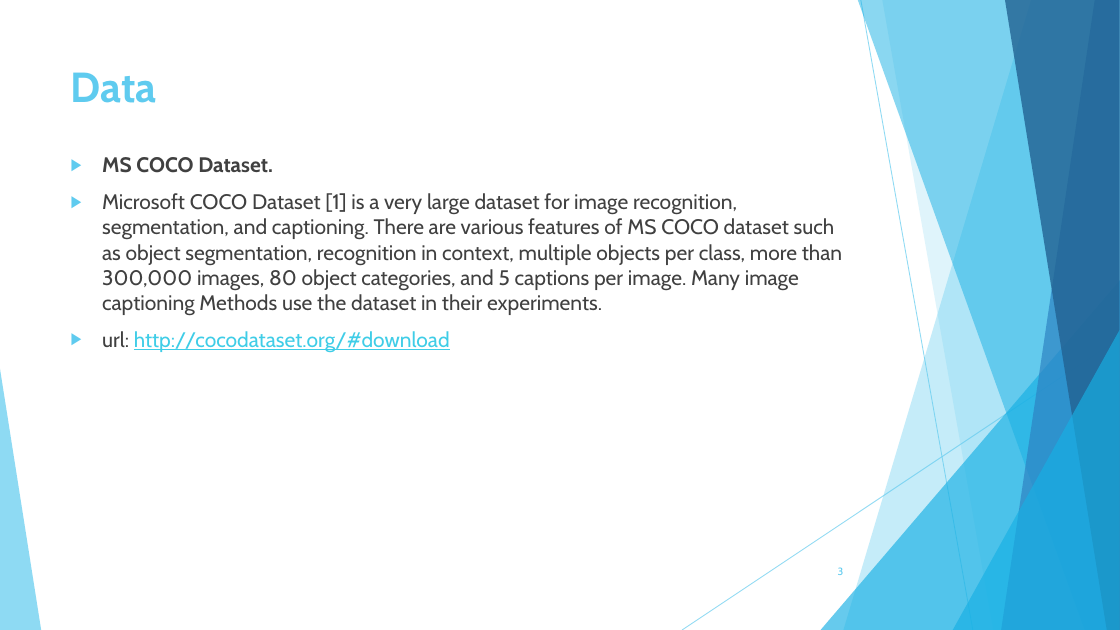
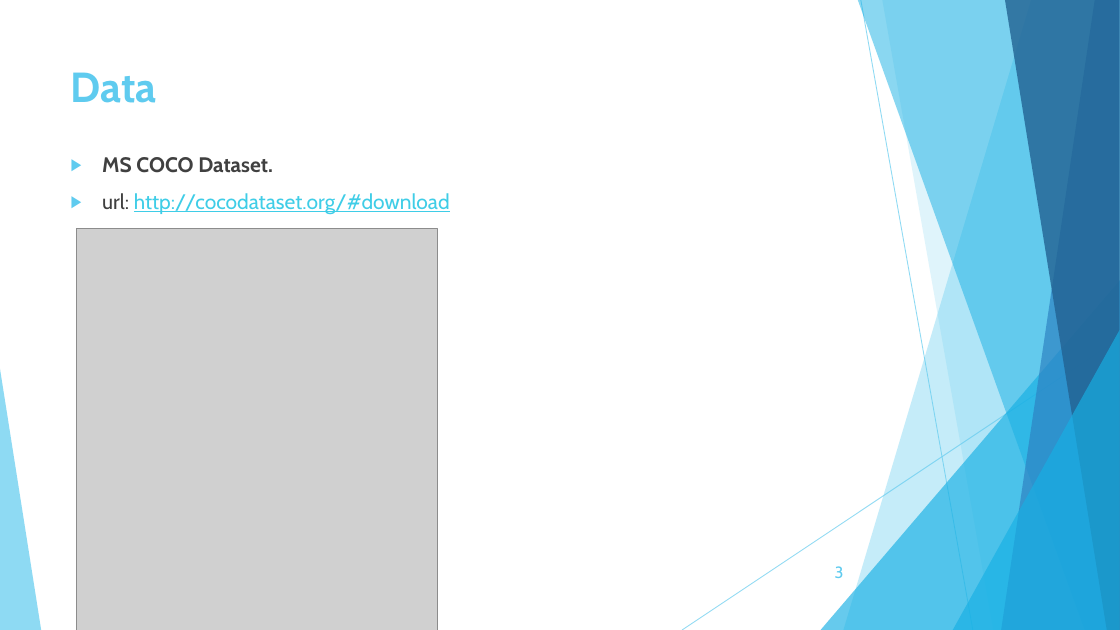
Before and after one commit to rvNine/caption1, a slide deck: slide 3 of caption_report.pptx. Drawn at 1120x630 pixels with LibreOffice and Linux fonts; fonts in the diff are those of the drawing; grey boxes stand for pictures. Boxes give left, top, right and bottom in pixels: in the first picture for what was removed or moved away, otherwise in the second. Text is boxed around its words. In the diff, an @@ line names an element or a change of style, - is before the commit and + after.

```diff
--- a/caption_report.pptx
+++ b/caption_report.pptx
@@ text at <box>102,193,842,316</box>: paragraph removed @@
-▶ Microsoft COCO Dataset [1] is a very large dataset for image recognition, segmentation, and captioning. There are various features of MS COCO dataset such as object segmentation, recognition in context, multiple objects per class, more than 300,000 images, 80 object categories, and 5 captions per image. Many image captioning Methods use the dataset in their experiments.
@@ picture added at <box>76,229,439,630</box> @@
@@ page number at <box>835,566,844,578</box>: size 9 to 14 pt @@
```
Also in this commit, not shown: 4 other slides changed, 5 slides added, 2 other files.
